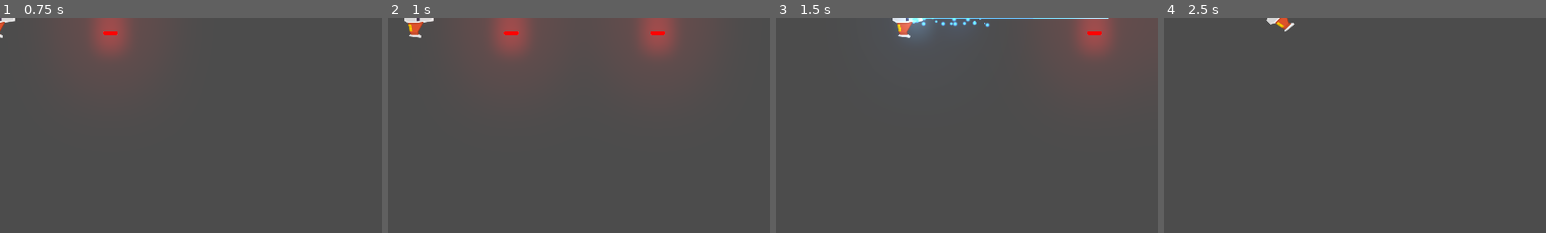
Above: before the commit, frames 1-4 (left to right).
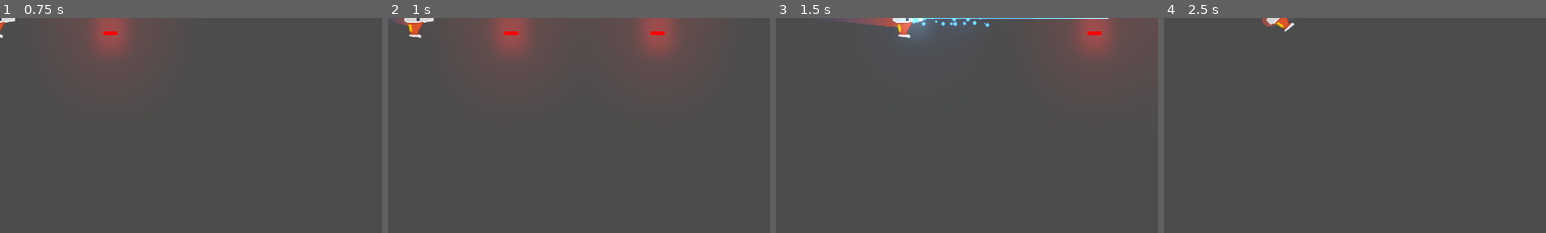
Above: after the commit, the same moments.

Repository: Agustinrach/Meteoritos
Game: Godot game, scene res://Juego/Niveles/NivelTest.tscn
Same seed, same stepped clock (60 frames per second), same inputs: the game is played once before the commit and once after it. The project has no main scene, so this scene is started directly.
Inputs (mouse positions are % of the whole screen's width and height, from its top left):
- Up to frame 1 (0.75 s): tap Enter at 0.5 s; move the mouse to (72, 45) at 0.52 s; press the mouse at (72, 45) at 0.53 s; hold W (mover_adelante) from 0.53 s (still down)
- Up to frame 2 (1 s): keep holding W (mover_adelante)
- Up to frame 3 (1.5 s): move the mouse to (30, 55) at 1.27 s; release W (mover_adelante) at 1.28 s; release the mouse at (30, 55) at 1.28 s; hold S (mover_atras) from 1.28 s (still down); right-click (30, 55) at 1.35 s
- Up to frame 4 (2.5 s): move the mouse to (60, 28) at 2.02 s; release S (mover_atras) at 2.03 s; hold W (mover_adelante) from 2.03 s (still down); hold Left (rotar_antihorario) from 2.03 s (still down)
The pictures show only the part of the screen within x 1-51%, y 0-50%; the shares and areas given below are measured in that part.

Frame 1 is identical in both runs. In frame 2, less than 0.1% of the frame differs, in the area x 2-6%, y 0-4%; in frame 3, 0.4%, in the area x 18-32%, y 0-5%; in frame 4, less than 0.1%.

Commit message:
estela y sonido motor

Diff:
--- /dev/null
+++ b/Juego/Naves/player/Estela/Trail2D.gd
@@ -0,0 +1,115 @@
+# Draws a 2D trail using Godot's `Line2D`.
+#
+# Instantiate `Trail2D` as a child of a moving node to use it. To control the color, width curve,
+# texture, or trail width, use parameters from the `Line2D` class.
+tool
+
+class_name Estela
+extends Line2D
+
+export var is_emitting := false setget set_emitting
+
+# Distance in pixels between vertices. A higher resolution leads to more details.
+export var resolution := 5.0
+# Life of each point in seconds before it is deleted.
+export var lifetime := 0.5
+# Maximum number of points allowed on the curve.
+export var max_points := 100
+
+# Optional path to the target node to follow. If not set, the instance follows its parent.
+export var target_path: NodePath
+
+var _points_creation_time := []
+var _last_point := Vector2.ZERO
+var _clock := 0.0
+var _offset := 0.0
+
+onready var target: Node2D = get_node_or_null(target_path)
+
+##Setters & getters
+
+func set_max_points(valor:int) -> void:
+	max_points = valor
+
+
+func _ready() -> void:
+	if not target:
+		target = get_parent() as Node2D
+
+	if Engine.editor_hint:
+		set_process(false)
+		return
+
+	_offset = position.length()
+	set_as_toplevel(true)
+	clear_points()
+	position = Vector2.ZERO
+	_last_point = to_local(target.global_position) + calculate_offset()
+
+
+func _get_configuration_warning() -> String:
+	var warning := "Missing Target node: assign a Node that extends Node2D in the Target Path or make the Trail a child of a parent that extends Node2D"
+	if target:
+		warning = ""
+	return warning
+
+
+func _process(delta: float) -> void:
+	_clock += delta
+	remove_older()
+
+	if not is_emitting:
+		return
+
+	# Adding new points if necessary.
+	var desired_point := to_local(target.global_position)
+	var distance: float = _last_point.distance_to(desired_point)
+	if distance > resolution:
+		add_timed_point(desired_point, _clock)
+
+
+# Creates a new point and stores its creation time.
+func add_timed_point(point: Vector2, time: float) -> void:
+	add_point(point + calculate_offset())
+	_points_creation_time.append(time)
+	_last_point = point
+	if get_point_count() > max_points:
+		remove_first_point()
+
+
+# Calculates the offset of the trail from its target.
+func calculate_offset() -> Vector2:
+	return - 1.0 * polar2cartesian(1.0, target.rotation).rotated(- PI / 2) * _offset
+
+
+# Removes the first point in the line and the corresponding time.
+func remove_first_point() -> void:
+	if get_point_count() > 1:
+		remove_point(0)
+	_points_creation_time.pop_front()
+
+
+# Remove points older than `lifetime`.
+func remove_older() -> void:
+	for creation_time in _points_creation_time:
+		var delta = _clock - creation_time
+		if delta > lifetime:
+			remove_first_point()
+		# Points in `_points_creation_time` are ordered from oldest to newest so as soon as a point
+		# isn't older than `lifetime`, we know all remaining points should stay as well.
+		else:
+			break
+
+
+func set_emitting(emitting: bool) -> void:
+	is_emitting = emitting
+	if Engine.editor_hint:
+		return
+
+	if not is_inside_tree():
+		yield(self, "ready")
+
+	if is_emitting:
+		clear_points()
+		_points_creation_time.clear()
+		_last_point = to_local(target.global_position) + calculate_offset()
--- /dev/null
+++ b/Juego/Naves/player/Estela/Trail2D.tscn
@@ -0,0 +1,17 @@
+[gd_scene load_steps=4 format=2]
+
+[ext_resource path="res://Juego/Naves/player/Estela/Trail2D.gd" type="Script" id=1]
+
+[sub_resource type="Curve" id=1]
+_data = [ Vector2( 0, 0 ), 0.0, 1.0, 0, 1, Vector2( 1, 1 ), 1.0, 0.0, 1, 0 ]
+
+[sub_resource type="Gradient" id=2]
+colors = PoolColorArray( 0.294118, 0.356863, 0.670588, 0, 0.788235, 0.301961, 0.164706, 1 )
+
+[node name="Trail2D" type="Line2D"]
+points = PoolVector2Array( 0, 0, 32, 0 )
+width_curve = SubResource( 1 )
+default_color = Color( 1, 1, 1, 1 )
+gradient = SubResource( 2 )
+joint_mode = 2
+script = ExtResource( 1 )
--- /dev/null
+++ b/Juego/Naves/player/Motor/MotorSFX.gd
@@ -0,0 +1,34 @@
+#Motor.gd
+class_name Motor
+extends AudioStreamPlayer2D
+
+export var tiempo_transicion:float = 1
+export var volumen_apagado:float = -30.0
+
+onready var tween_sonido:Tween = $Tween
+
+var volumen_original:float
+
+func _ready() -> void:
+	volumen_original = volume_db
+	volume_db = volumen_apagado
+
+func sonido_on() -> void:
+	if not playing:
+		play()
+	efecto_transicion(volume_db,volumen_original)
+
+func sonido_off() -> void:
+	efecto_transicion(volume_db,volumen_apagado)
+
+func efecto_transicion(desde_vol:float, hasta_vol:float) -> void:
+	tween_sonido.interpolate_property(
+		self,
+		"volume_db",
+		desde_vol,
+		hasta_vol,
+		tiempo_transicion,
+		Tween.TRANS_LINEAR,
+		Tween.EASE_OUT_IN
+	)
+	tween_sonido.start()
--- /dev/null
+++ b/Juego/Naves/player/Motor/MotorSFX.tscn
@@ -0,0 +1,3 @@
+[gd_scene format=2]
+
+[node name="MotorSFX" type="AudioStreamPlayer2D"]
--- a/Juego/Naves/player/Player.gd
+++ b/Juego/Naves/player/Player.gd
@@ -6,14 +6,17 @@
 
 export var potencia_motor : int = 20
 export var potencia_rotacion : int = 280
+export var estela_maxima : int = 150
 
 # atributos
 var empuje:Vector2 = Vector2.ZERO
 var dir_rotacion:int = 0
 # atributos onready
 
+onready var motor_sfx:Motor = $MotorSFX
 onready var canion:Canion = $Canion
 onready var laser:RayoLaser = $LaserBeam2D
+onready var estela:Estela = $EstelaPuntoInicio/Trail2D
 #metodos
 
 func _unhandled_input(event: InputEvent) -> void:
@@ -24,6 +27,18 @@
 	if event.is_action_released("disparo_secundario"):
 		laser.set_is_casting(false)
 
+	## control estela y sonido del motor
+	if event.is_action_pressed("mover_adelante"):
+		estela.set_max_points(estela_maxima)
+		motor_sfx.sonido_on()
+
+
+	elif event.is_action_pressed("mover_atras"):
+		estela.set_max_points(0)
+		motor_sfx.sonido_on()
+	if(event.is_action_released("mover_adelante")
+		or event.is_action_released("mover_atras")):
+			motor_sfx.sonido_off()
 
 func _integrate_forces(state: Physics2DDirectBodyState) -> void:
 	apply_central_impulse(empuje.rotated(rotation))
--- a/Juego/Naves/player/Player.tscn
+++ b/Juego/Naves/player/Player.tscn
@@ -1,10 +1,14 @@
-[gd_scene load_steps=8 format=2]
+[gd_scene load_steps=12 format=2]
 
 [ext_resource path="res://Juego/Naves/player/player_orange.png" type="Texture" id=1]
 [ext_resource path="res://Juego/Naves/player/MaterialFisico.tres" type="PhysicsMaterial" id=2]
 [ext_resource path="res://Juego/Naves/player/Player.gd" type="Script" id=3]
 [ext_resource path="res://Juego/Proyectiles/Canion.tscn" type="PackedScene" id=4]
 [ext_resource path="res://Juego/Proyectiles/Laser/LaserBeam2D.tscn" type="PackedScene" id=5]
+[ext_resource path="res://Juego/Naves/player/Estela/Trail2D.tscn" type="PackedScene" id=6]
+[ext_resource path="res://Juego/Naves/player/Motor/Motor_sfx.ogg" type="AudioStream" id=7]
+[ext_resource path="res://Juego/Naves/player/Motor/MotorSFX.tscn" type="PackedScene" id=8]
+[ext_resource path="res://Juego/Naves/player/Motor/MotorSFX.gd" type="Script" id=9]
 
 [sub_resource type="CapsuleShape2D" id=1]
 radius = 34.2585
@@ -15,6 +19,9 @@
 
 [node name="Player" type="RigidBody2D"]
 position = Vector2( 0.779633, -0.106995 )
+z_index = 50
+z_as_relative = false
+collision_mask = 22
 physics_material_override = ExtResource( 2 )
 gravity_scale = 0.0
 linear_damp = 1.0
@@ -50,6 +57,23 @@
 [node name="TimerEnfriamiento" parent="Canion" index="3"]
 one_shot = true
 
+[node name="EstelaPuntoInicio" type="Position2D" parent="."]
+position = Vector2( -11.1118, 0 )
+
+[node name="Trail2D" parent="EstelaPuntoInicio" instance=ExtResource( 6 )]
+points = PoolVector2Array( 0, 0, 60, 0 )
+width = 50.0
+is_emitting = true
+lifetime = 0.6
+max_points = 150
+target_path = NodePath("..")
+
+[node name="MotorSFX" parent="." instance=ExtResource( 8 )]
+stream = ExtResource( 7 )
+script = ExtResource( 9 )
+
+[node name="Tween" type="Tween" parent="MotorSFX"]
+
 [connection signal="timeout" from="Canion/TimerEnfriamiento" to="Canion" method="_on_TimerEnfriamiento_timeout"]
 
 [editable path="Canion"]
--- a/Juego/Proyectiles/Canion.tscn
+++ b/Juego/Proyectiles/Canion.tscn
@@ -1,7 +1,7 @@
 [gd_scene load_steps=3 format=2]
 
 [ext_resource path="res://Juego/Proyectiles/Canion.gd" type="Script" id=1]
-[ext_resource path="res://Juego/Proyectiles/Proyectil.tscn" type="PackedScene" id=2]
+[ext_resource path="res://Juego/Proyectiles/ProyectilPlayer.tscn" type="PackedScene" id=2]
 
 [node name="Canion" type="Node2D"]
 script = ExtResource( 1 )
--- a/Juego/Proyectiles/Laser/LaserBeam2D.tscn
+++ b/Juego/Proyectiles/Laser/LaserBeam2D.tscn
@@ -61,6 +61,7 @@
 color_ramp = SubResource( 2 )
 
 [node name="LaserBeam2D" type="RayCast2D"]
+z_index = 41
 enabled = true
 cast_to = Vector2( 0, 0 )
 script = ExtResource( 1 )
--- a/Juego/Proyectiles/Proyectil.tscn
+++ b/Juego/Proyectiles/Proyectil.tscn
@@ -7,6 +7,9 @@
 extents = Vector2( 17.2776, 4.2274 )
 
 [node name="Proyectil" type="Area2D"]
+z_as_relative = false
+collision_layer = 0
+collision_mask = 0
 script = ExtResource( 2 )
 
 [node name="Sprite" type="Sprite" parent="."]
--- /dev/null
+++ b/Juego/Proyectiles/ProyectilEnemigo.tscn
@@ -0,0 +1,13 @@
+[gd_scene load_steps=3 format=2]
+
+[ext_resource path="res://Juego/Proyectiles/Proyectil.tscn" type="PackedScene" id=1]
+[ext_resource path="res://Juego/Proyectiles/proyectilEnemigo.png" type="Texture" id=2]
+
+[node name="ProyectilEnemigo" instance=ExtResource( 1 )]
+z_index = 39
+collision_layer = 16
+collision_mask = 5
+
+[node name="Sprite" parent="." index="0"]
+modulate = Color( 0, 2, 2, 1 )
+texture = ExtResource( 2 )
--- /dev/null
+++ b/Juego/Proyectiles/ProyectilPlayer.tscn
@@ -0,0 +1,14 @@
+[gd_scene load_steps=2 format=2]
+
+[ext_resource path="res://Juego/Proyectiles/Proyectil.tscn" type="PackedScene" id=1]
+
+[node name="ProyectilPlayer" instance=ExtResource( 1 )]
+z_index = 40
+collision_layer = 8
+collision_mask = 6
+
+[node name="CollisionShape2D" parent="." index="1"]
+visible = true
+
+[node name="VisibilityNotifier2D" parent="." index="2"]
+visible = true
--- a/project.godot
+++ b/project.godot
@@ -13,6 +13,16 @@
 "class": "Canion",
 "language": "GDScript",
 "path": "res://Juego/Proyectiles/Canion.gd"
+}, {
+"base": "Line2D",
+"class": "Estela",
+"language": "GDScript",
+"path": "res://Juego/Naves/player/Estela/Trail2D.gd"
+}, {
+"base": "AudioStreamPlayer2D",
+"class": "Motor",
+"language": "GDScript",
+"path": "res://Juego/Naves/player/Motor/MotorSFX.gd"
 }, {
 "base": "Node2D",
 "class": "Nivel",
@@ -36,6 +46,8 @@
 } ]
 _global_script_class_icons={
 "Canion": "",
+"Estela": "",
+"Motor": "",
 "Nivel": "",
 "Player": "",
 "Proyectil": "",
Not shown, added: Juego/Naves/player/Motor/Motor_sfx.ogg.import
Binary file added: Juego/Proyectiles/proyectilEnemigo.png
Not shown, added: Juego/Proyectiles/proyectilEnemigo.png.import
Not shown, added: Juego/Naves/player/Motor/Motor_sfx.ogg
